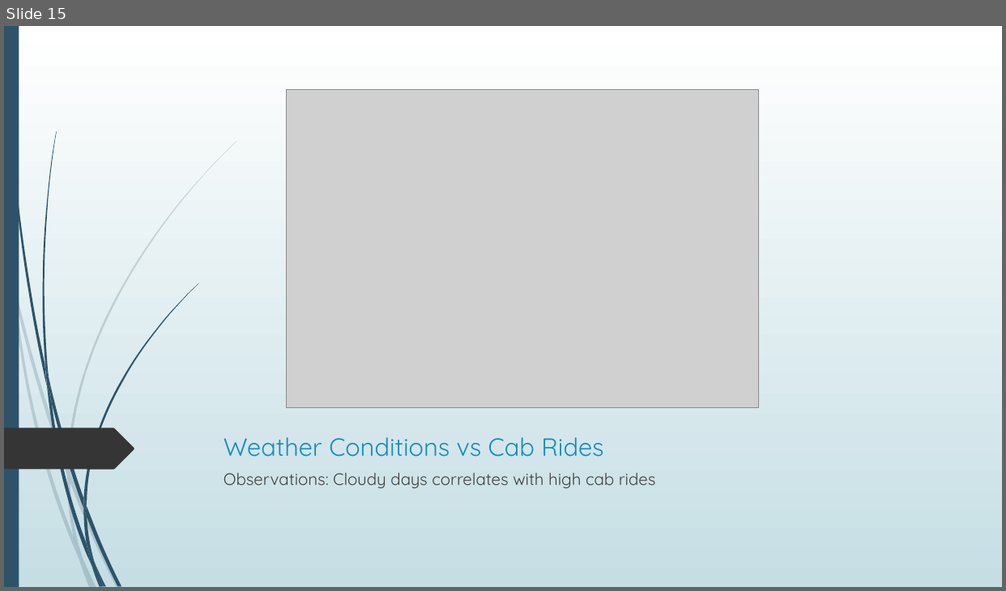
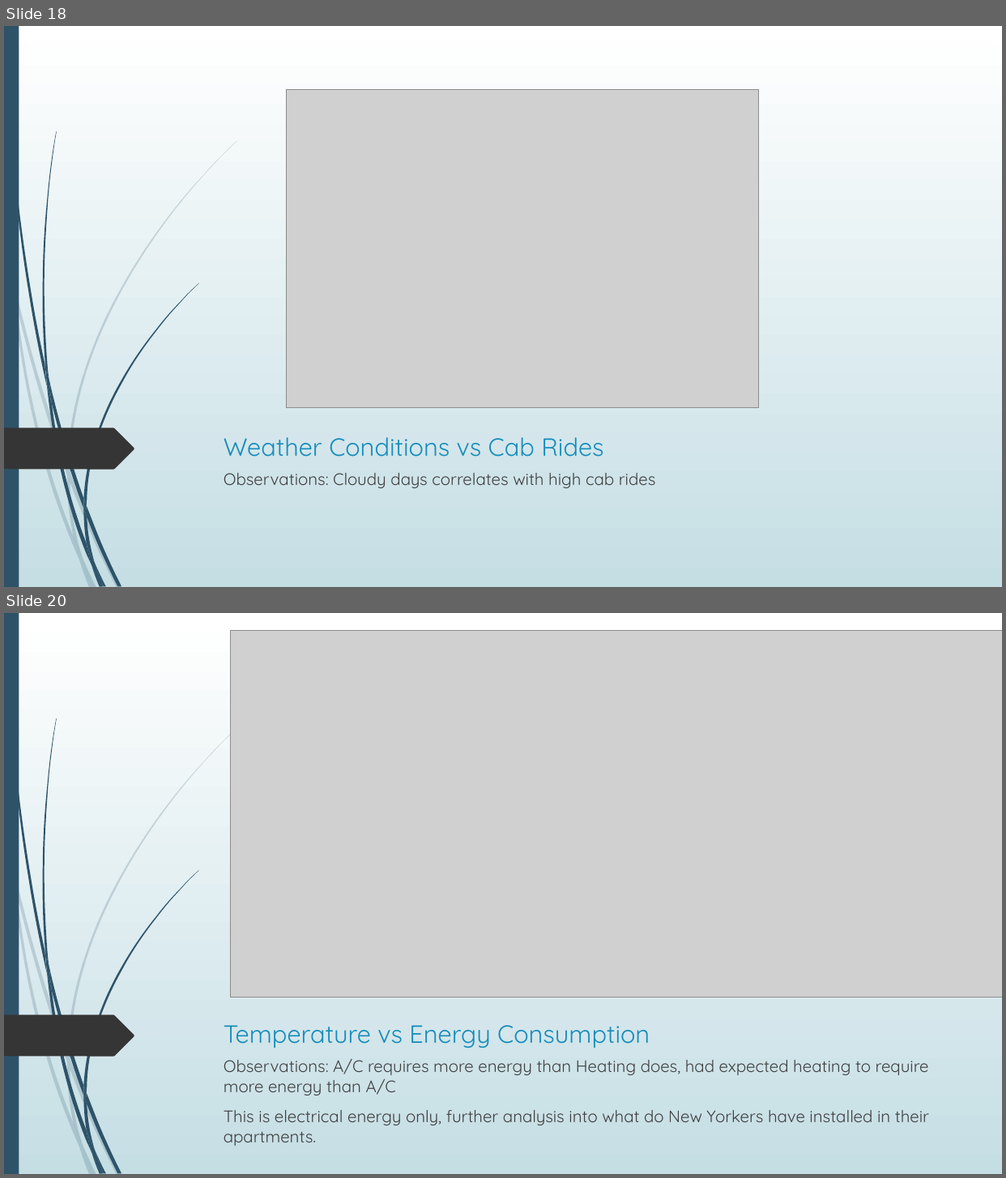
Before and after one commit to AmitChoudhary1392/Project-1_Team6, a slide deck: Project 1 - Group 6 Presentation.pptx. Shown one above the other, each under a label of ours: slide 15 before the commit, slides 18 and 20 after it; the slides between them are not shown. The pictures are 1006x591 and 1006x1178 pixels, drawn with LibreOffice and Linux fonts; fonts in the diff are those of the drawing; grey boxes stand for pictures. Boxes give left, top, right and bottom in pixels: in the first picture for what was removed or moved away, otherwise in the second. Text is boxed around its words. In the diff, an @@ line names an element or a change of style, - is before the commit and + after.

```diff
--- a/Project 1 - Group 6 Presentation.pptx
+++ b/Project 1 - Group 6 Presentation.pptx
@@ slide 20 added at (4,613,1002,1174), background gradient #FFFFFF to #C5DEE5; not listed: 24 template elements that a slide beside it also shows @@
@@ picture added at (230,630,1002,997) @@
@@ title added at (224,1025,650,1048), 24 pt, text #178DBB @@
+Temperature vs Energy Consumption
@@ text added at (224,1059,929,1146), 16 pt, text #404040 @@
+Observations: A/C requires more energy than Heating does, had expected heating to require more energy than A/C
+This is electrical energy only, further analysis into what do New Yorkers have installed in their apartments.
@@ what was slide 15 is now slide 18 @@
```
Also in this commit, not shown: 3 slides changed, 11 other slides added.
